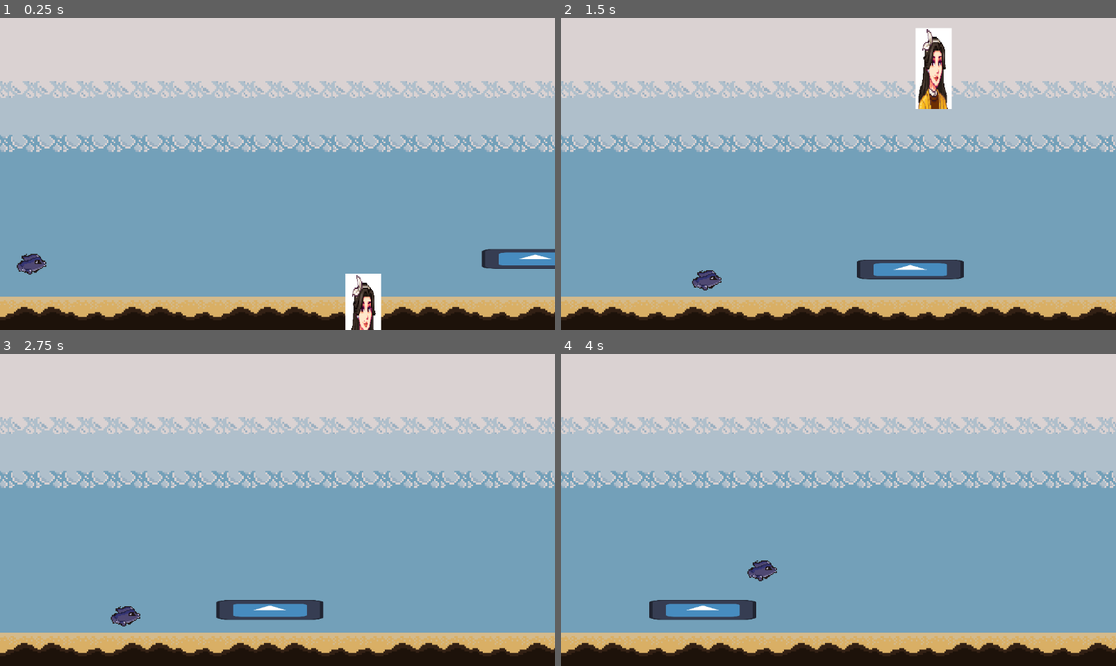
Above: before the commit, frames 1-4 (two rows, left to right).
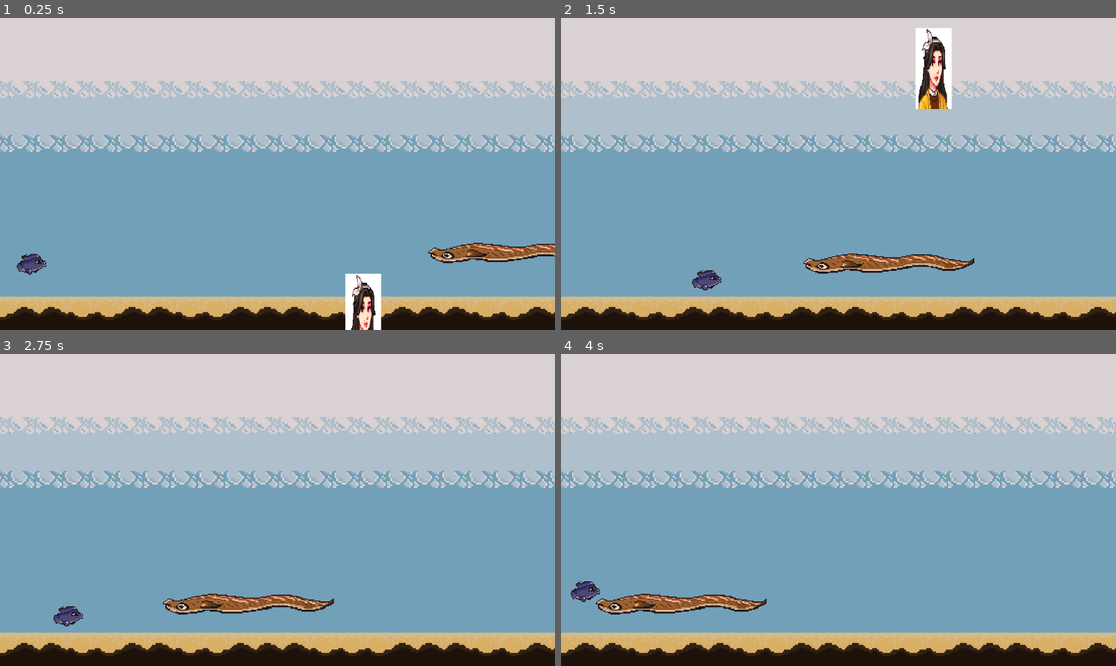
Above: after the commit, the same moments.

Repository: erica-codes/GJP24
Game: Godot game, scene res://core/scenes/tutorial.tscn
The game is run twice, just before and just after one commit, with the same random seed, the same clock (stepped at 60 frames per second) and the same inputs. The engine's default icon, where the game draws it, is replaced by a stand-in: a white triangle on a blue panel in a dark square.
Inputs:
- Up to frame 1 (0.25 s): no input
- Up to frame 2 (1.5 s): hold Right (right) from 0.53 s (still down); tap Space (jump) at 0.77 s
- Up to frame 3 (2.75 s): tap Space (jump) at 1.52 s; release Right (right) at 2.03 s; hold Left (left) from 2.03 s (still down)
- Up to frame 4 (4 s): release Left (left) at 2.78 s; hold Right (right) from 2.78 s (still down); tap Space (jump) at 3.02, 3.77 s

The runs differ from the first frame. In frame 1, 1.5% of the frame differs, in the area x 77-100%, y 71-81%; in frame 2, 1.9%; in frame 3, 2.4%; in frame 4, 2.4%, in the area x 1-39%, y 66-86%.

Commit message:
changed eel sprite

Diff:
--- a/core/scenes/enemies/eel.tscn
+++ b/core/scenes/enemies/eel.tscn
@@ -1,25 +1,26 @@
 [gd_scene load_steps=4 format=3 uid="uid://ds0l5a7bn3vy6"]
 
-[ext_resource type="Script" path="res://eel.gd" id="1_xatvk"]
-[ext_resource type="Texture2D" uid="uid://b86dxy3b1vksq" path="res://assets/icon.svg" id="2_1w5oc"]
+[ext_resource type="Script" path="res://core/scripts/eel.gd" id="1_xatvk"]
+[ext_resource type="Texture2D" uid="uid://d3c1jyutnsekv" path="res://assets/eel sprite.png" id="2_mvwm4"]
 
 [sub_resource type="RectangleShape2D" id="RectangleShape2D_c0jhq"]
-size = Vector2(465, 74)
+size = Vector2(805, 53.6875)
 
 [node name="Eel" type="AnimatableBody2D"]
 script = ExtResource("1_xatvk")
 
 [node name="Sprite2D" type="Sprite2D" parent="."]
-position = Vector2(190, 13.5)
-scale = Vector2(3.96875, 0.789063)
-texture = ExtResource("2_1w5oc")
-
-[node name="VisibleOnScreenNotifier2D" type="VisibleOnScreenNotifier2D" parent="Sprite2D"]
-position = Vector2(0.377949, 1.90099)
-scale = Vector2(6.31181, 6.2099)
+position = Vector2(88, -13.75)
+scale = Vector2(1.17714, 0.996875)
+texture = ExtResource("2_mvwm4")
+flip_h = true
 
 [node name="CollisionShape2D" type="CollisionShape2D" parent="."]
-position = Vector2(193.5, 17)
+position = Vector2(92.5, -40.8437)
 shape = SubResource("RectangleShape2D_c0jhq")
 
-[connection signal="screen_exited" from="Sprite2D/VisibleOnScreenNotifier2D" to="." method="_on_visible_on_screen_notifier_2d_screen_exited"]
+[node name="VisibleOnScreenNotifier2D" type="VisibleOnScreenNotifier2D" parent="."]
+position = Vector2(90.5, -36.0213)
+scale = Vector2(40.65, 2.30213)
+
+[connection signal="screen_exited" from="VisibleOnScreenNotifier2D" to="." method="_on_visible_on_screen_notifier_2d_screen_exited"]
Not shown, added: assets/crab sprite-Sheet.png.import
Not shown, added: assets/eel sprite.png.import
Renamed: eel.gd -> core/scripts/eel.gd
